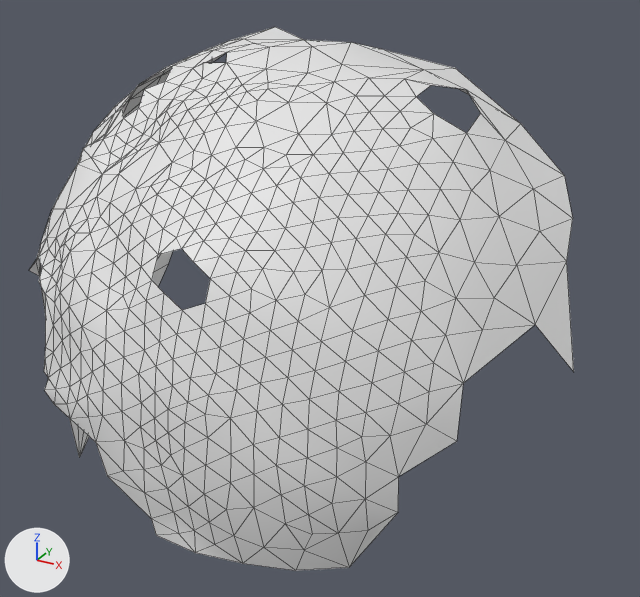
What one commit did to the OBJ model res/final/onecam_fullvolume/12/cleanedup/FullVolium.000354.obj.
Both versions are drawn from a 50 mm camera at (-512.7, 408.8, 487.2) aimed at (-605.1, 576.8, 403.2). The lights are fixed; the arrows at lower left show +X, +Y and +Z. Mesh edges are drawn as thin lines. Where no turn or scale is listed for an object, it has been applied to the vertices.

Names of what the first picture shows: 'FullVolium.000354'.
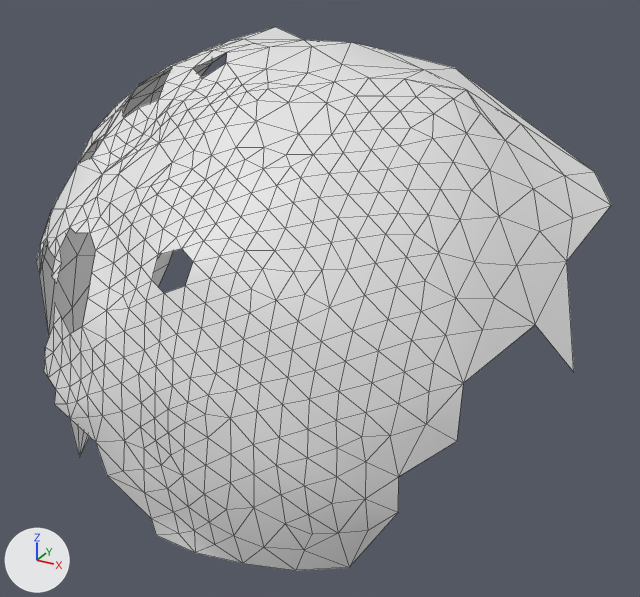
Changed parts and their boxes [x1, y1, x2, y2] in the pictures (640 x 597 px):
'FullVolium.000354', reshaped
    before: [29, 27, 574, 571]
    after: [36, 27, 611, 571]
part 1 of me_fullvolium_000354, added
    after: [165, 262, 210, 310]
part 2 of me_fullvolium_000354, deleted
    before: [29, 63, 225, 403]
part 3 of me_fullvolium_000354, added
    after: [417, 70, 611, 260]

The change, as a diff of the scene's bpy script:
```diff
--- a/res/final/onecam_fullvolume/12/cleanedup/FullVolium.000354.obj.py
+++ b/res/final/onecam_fullvolume/12/cleanedup/FullVolium.000354.obj.py
@@ me_fullvolium_000354 @@
 # used by ob_fullvolium_000354; location = (0.0, 0.0, 0.0)
 # verts and faces of me_fullvolium_000354; kept vertices keep their numbers, new ones are numbered from 468
 # before: 3 (-602.2, 530.2, 425.7) at pixel (210, 278), 4 (-602.2, 528.2, 421.5) at pixel (205, 303), 135 (-606.3, 526.6, 419.9) at pixel (182, 310), 146 (-610.5, 527.0, 422.2) at pixel (164, 293), 156 (-606.3, 530.7, 428.0) at pixel (193, 261)
-me_fullvolium_000354.from_pydata(...)  # 468 vertices, 874 faces; spans x -687.0..-542.9, y 518.6..625.3, z 347.7..461.0
+me_fullvolium_000354.from_pydata(...)  # 457 vertices, 841 faces; spans x -687.0..-542.9, y 518.6..625.3, z 347.7..461.0
+# me_fullvolium_000354 part 1
+verts[468] = (-606.5, 528.2, 424.1)  # pixel (185, 285)
+faces += [(135, 468, 146), (3, 156, 468), (4, 468, 135), (3, 468, 4)]
+# me_fullvolium_000354 part 2
+# 15 vertices are removed from x -656.4..-627.5, y 522.9..566.0, z 395.5..457.3
+# 48 faces are deleted
+# me_fullvolium_000354 part 3
+# 3 vertices are added at (-575.2, 577.5, 452.7), (-545.1, 593.8, 430.7), (-550.2, 597.8, 436.2)
+# 11 new faces join them
```
